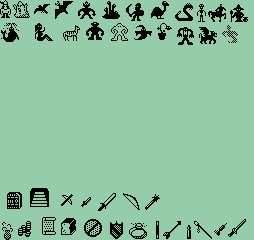
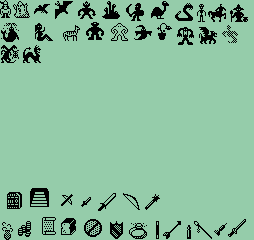
Layer changes from the first 254px x 240px image to the second:
added layer "dragon" above "jabberwock" over (1, 45, 41, 63)
added layer "jabberwock" above "mace" over (1, 45, 41, 63)
painted on "orc" over (2, 45, 41, 63)
painted on "bat" over (1, 45, 41, 63)
painted on "Background" over (1, 45, 41, 63)
